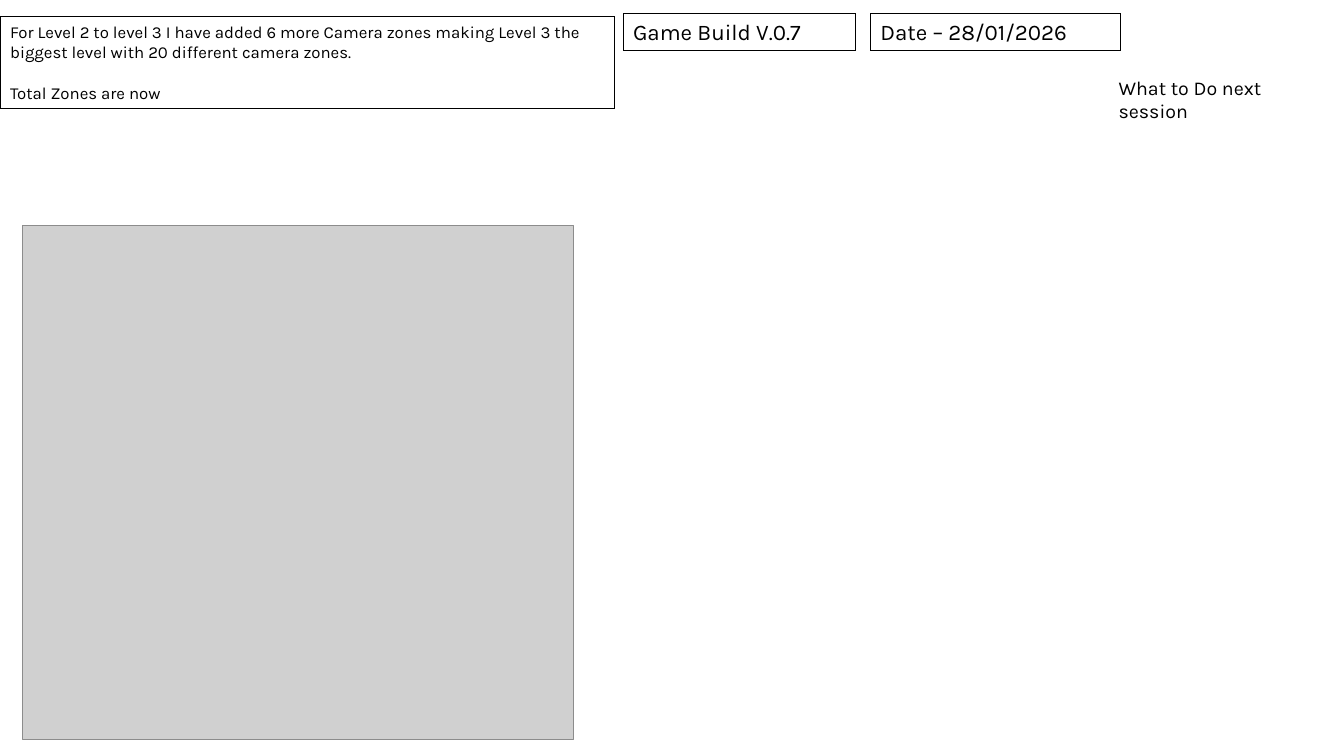
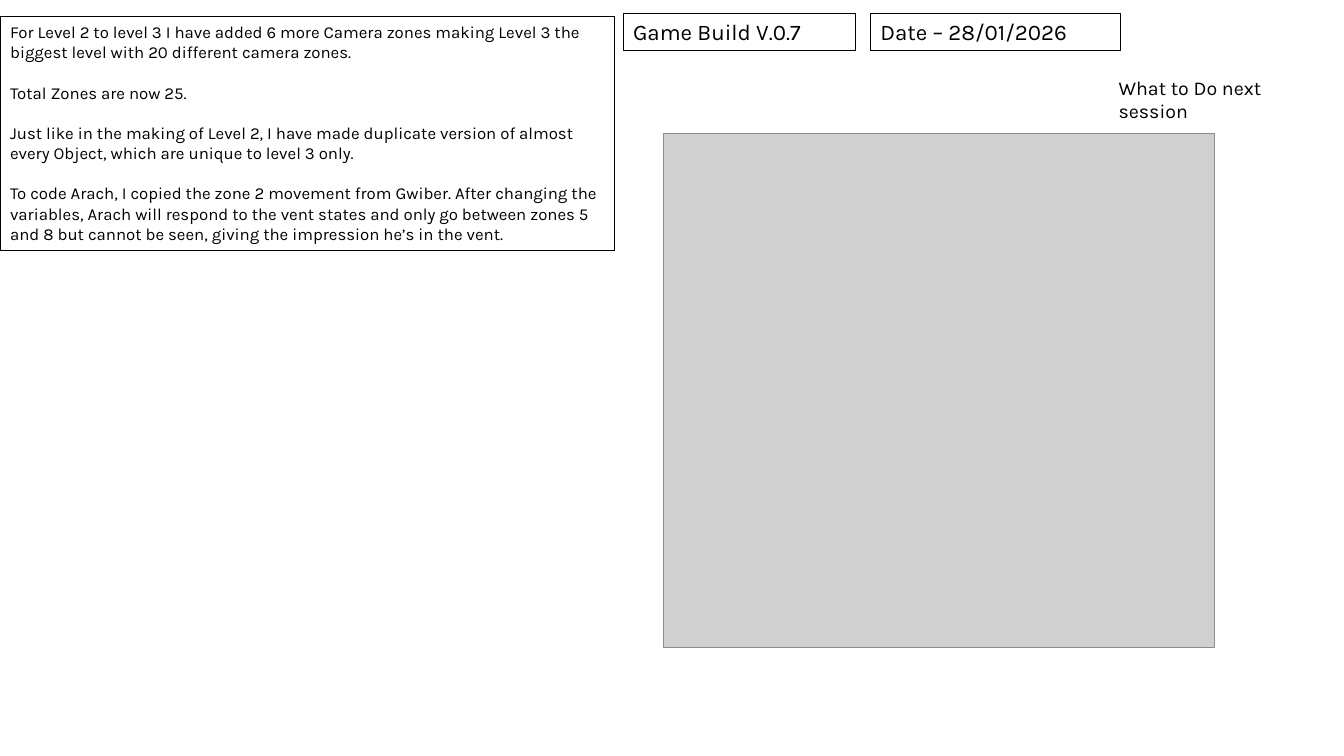
Before and after one commit to QuotedTrain5221/Critical-Failure-3, a slide deck: slide 24 of Logs/Development Log and Alpha Testing.pptx. Drawn at 1344x756 pixels with LibreOffice and Linux fonts; fonts in the diff are those of the drawing; grey boxes stand for pictures. Boxes give left, top, right and bottom in pixels: in the first picture for what was removed or moved away, otherwise in the second. Text is boxed around its words. In the diff, an @@ line names an element or a change of style, - is before the commit and + after.

Commit message:
Critical Failure V.0.7 pt 2
Arach 75% coded and level timer added.

```diff
--- a/Logs/Development Log and Alpha Testing.pptx
+++ b/Logs/Development Log and Alpha Testing.pptx
@@ rectangle "For Level 2 to level ...": place and size @@
-rectangle "For Level 2 to level ..." at [0,17,615,109]
+rectangle "For Level 2 to level ..." at [0,17,615,251]
@@ text in rectangle at [10,87,596,244]: text changed @@
-Total Zones are now
+Total Zones are now 25.
+Just like in the making of Level 2, I have made duplicate version of almost every Object, which are unique to level 3 only.
+To code Arach, I copied the zone 2 movement from Gwiber. After changing the variables, Arach will respond to the vent states and only go between zones 5 and 8 but cannot be seen, giving the impression he’s in the vent.
@@ picture: place and size @@
-picture at [22,226,574,739]
+picture at [663,134,1215,647]
```
Also in this commit, not shown: 44 other files.
